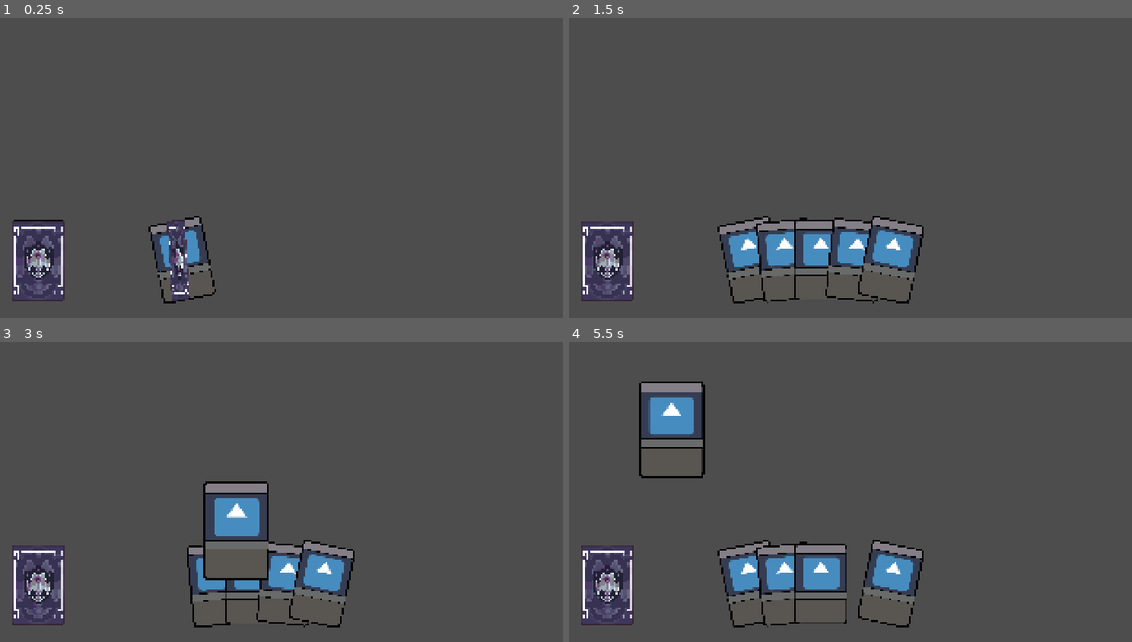
Above: before the commit, frames 1-4 (two rows, left to right).
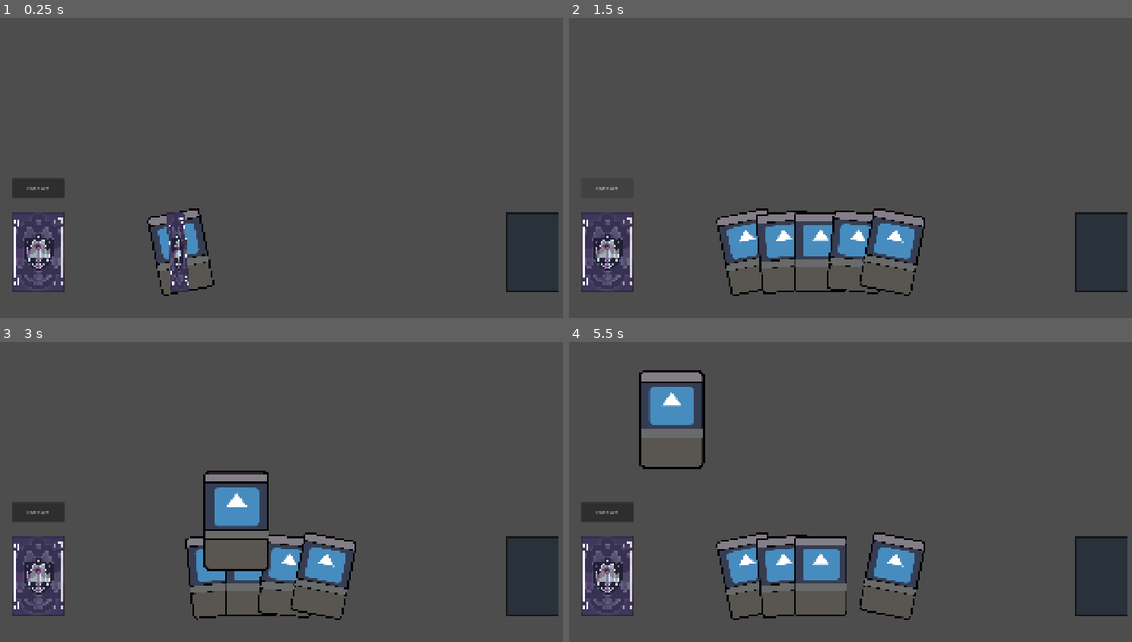
Above: after the commit, the same moments.

Repository: SevvyP/untitled
Game: Godot game, scene res://scenes/main.tscn
Two runs of this game, one before a commit and one after it. Both use one fixed random seed, a clock stepped at 60 frames per second and the inputs below. The engine's default icon, where the game draws it, is replaced by a stand-in: a white triangle on a blue panel in a dark square.
Inputs (mouse positions are in pixels of both pictures, inside the frame that each line leads up to):
- Up to frame 1 (0.25 s): no input
- Up to frame 2 (1.5 s): click (608, 189) at 0.5 s, where only the run after the commit has a clickable "End turn"; click (608, 189) at 1.25 s, where only the run after the commit has a clickable "End turn"
- Up to frame 3 (3 s): click (39, 513) at 2 s, where only the run after the commit has a clickable "End turn"; tap Enter at 2.75 s; drag from (180, 585) to (343, 396) at 2.77 s
- Up to frame 4 (5.5 s): drag from (788, 585) to (608, 585) at 3.52 s; move the mouse to (822, 585) at 4.27 s; click (822, 585) at 4.42 s; tap Space at 5 s; drag from (856, 585) to (670, 420) at 5.02 s

The runs differ from the first frame. In frame 1, 5.5% of the frame differs, in the area x 2-100%, y 53-96%; in frame 2, 8.5%; in frame 3, 9.3%; in frame 4, 10%, in the area x 2-100%, y 9-96%.

Commit message:
feat: dynamically load card data

Diff:
--- /dev/null
+++ b/cards/Strike.tres
@@ -0,0 +1,9 @@
+[gd_resource type="Resource" script_class="CardData" format=3 uid="uid://dsej68gbr76hc"]
+
+[ext_resource type="Script" uid="uid://yegwd4iidb46" path="res://scripts/card_data.gd" id="1_ewkst"]
+[ext_resource type="Texture2D" uid="uid://drmh2e7pxn37i" path="res://icon.svg" id="1_why84"]
+
+[resource]
+script = ExtResource("1_ewkst")
+art = ExtResource("1_why84")
+metadata/_custom_type_script = "uid://yegwd4iidb46"
--- a/prefabs/card.tscn
+++ b/prefabs/card.tscn
@@ -72,7 +72,6 @@
 script = ExtResource("1_hyht8")
 
 [node name="Area2D" type="Area2D" parent="." unique_id=2009399787]
-position = Vector2(0, 80)
 metadata/_edit_group_ = true
 
 [node name="card_art" type="Sprite2D" parent="Area2D" unique_id=808336979]
--- a/prefabs/deck.tscn
+++ b/prefabs/deck.tscn
@@ -1,20 +1,12 @@
 [gd_scene format=3 uid="uid://ckkuu3y8lf1xk"]
 
 [ext_resource type="Texture2D" uid="uid://uhcinog8m7c5" path="res://sprites/card_back_demo.png" id="1_3rtpj"]
-
-[sub_resource type="RectangleShape2D" id="RectangleShape2D_31sbn"]
-size = Vector2(512.00006, 800.0001)
+[ext_resource type="Texture2D" uid="uid://booqbd5npgygp" path="res://sprites/card_pile_holder.png" id="2_br4d6"]
 
 [node name="deck" type="Node2D" unique_id=731650845]
 
-[node name="Area2D" type="Area2D" parent="." unique_id=117080120]
-collision_layer = 2
-collision_mask = 2
+[node name="card_pile_holder" type="Sprite2D" parent="." unique_id=921429347]
+texture = ExtResource("2_br4d6")
 
-[node name="Sprite2D" type="Sprite2D" parent="Area2D" unique_id=624251490]
+[node name="card_back" type="Sprite2D" parent="." unique_id=624251490]
 texture = ExtResource("1_3rtpj")
-
-[node name="CollisionShape2D" type="CollisionShape2D" parent="Area2D" unique_id=438399200]
-position = Vector2(-7.6293945e-06, -1.5258789e-05)
-scale = Vector2(0.9999999, 0.9999999)
-shape = SubResource("RectangleShape2D_31sbn")
--- /dev/null
+++ b/prefabs/discard.tscn
@@ -0,0 +1,8 @@
+[gd_scene format=3 uid="uid://cwi7gb64qr5e"]
+
+[ext_resource type="Texture2D" uid="uid://booqbd5npgygp" path="res://sprites/card_pile_holder.png" id="1_q2jkr"]
+
+[node name="discard" type="Node2D" unique_id=1605040543]
+
+[node name="Sprite2D" type="Sprite2D" parent="." unique_id=1680593773]
+texture = ExtResource("1_q2jkr")
--- a/scenes/main.tscn
+++ b/scenes/main.tscn
@@ -2,13 +2,31 @@
 
 [ext_resource type="Script" uid="uid://pv4jwrwfe5sj" path="res://scripts/main.gd" id="1_0wfyh"]
 [ext_resource type="PackedScene" uid="uid://ckkuu3y8lf1xk" path="res://prefabs/deck.tscn" id="2_0wfyh"]
+[ext_resource type="Script" uid="uid://b033j3jwvile6" path="res://scripts/hand.gd" id="2_tbgi4"]
+[ext_resource type="PackedScene" uid="uid://cwi7gb64qr5e" path="res://prefabs/discard.tscn" id="3_sugp2"]
+[ext_resource type="Script" uid="uid://1qxa5um6kaat" path="res://scripts/discard.gd" id="4_jyhfs"]
 
 [node name="main" type="Node2D" unique_id=759941962]
 script = ExtResource("1_0wfyh")
 
 [node name="hand" type="Node2D" parent="." unique_id=1982790566]
 position = Vector2(630, 872)
+script = ExtResource("2_tbgi4")
 
 [node name="deck" parent="." unique_id=731650845 instance=ExtResource("2_0wfyh")]
-position = Vector2(180, 900)
+position = Vector2(180, 872)
 scale = Vector2(0.33, 0.33)
+
+[node name="discard" parent="." unique_id=1605040543 instance=ExtResource("3_sugp2")]
+position = Vector2(1740, 872)
+scale = Vector2(0.33, 0.33)
+script = ExtResource("4_jyhfs")
+
+[node name="Button" type="Button" parent="." unique_id=1904866195]
+offset_left = 96.0
+offset_top = 640.0
+offset_right = 264.0
+offset_bottom = 703.0
+text = "End turn"
+
+[connection signal="pressed" from="Button" to="." method="_on_button_pressed"]
--- a/scripts/card.gd
+++ b/scripts/card.gd
@@ -1,4 +1,7 @@
 extends Node2D
+@onready var art : Sprite2D = $Area2D/card_art
+
+@export var data : CardData
 
 var is_dragging : bool = false
 var in_hand_pos : Vector2
@@ -18,6 +21,15 @@
 	z_index = 0
 	await tween_anim(1)
 
+func _ready() -> void:
+	if data:
+		setup(data)
+
+func setup(card_data : CardData) -> void:
+	data = card_data
+	if data.art:
+		art.texture = data.art
+
 func start_dragging():
 	is_dragging = true
 
--- /dev/null
+++ b/scripts/card_data.gd
@@ -0,0 +1,14 @@
+# card_data.gd
+class_name CardData
+extends Resource
+
+@export var card_name: String = "Strike"
+@export var cost: int = 1
+@export_multiline var description: String = "Deal 6 damage."
+@export var attack: int = 6
+@export var block: int = 0
+@export var art: Texture2D
+
+# Card behaviour as an enum keeps "what does this card do" data-driven.
+enum Effect { ATTACK, DEFEND, DRAW }
+@export var effects: Array[Effect] = [Effect.ATTACK]
--- /dev/null
+++ b/scripts/discard.gd
@@ -0,0 +1 @@
+extends Node2D
--- /dev/null
+++ b/scripts/hand.gd
@@ -0,0 +1 @@
+extends Node2D
--- a/scripts/main.gd
+++ b/scripts/main.gd
@@ -13,12 +13,28 @@
 			top_card.stop_dragging()
 
 func _ready() -> void:
-	draw_card(5, null)
+	var Strike : CardData = load("res://cards/Strike.tres")
+	draw_card(5, Strike)
+
+## end turn
+#func _on_button_pressed() -> void:
+	## resolve any actions
+	#
+	## discard hand
+	#
+	## enemy turn
+	#
+	## remove a turn from any x turn effects
+	#
+	## draw a new hand
+	#
+	## reset state variables
 
 
-func draw_card(amount: int, card_data):
+func draw_card(amount: int, card_data : CardData):
 	for i in range(amount):
 		var card_scene: Node2D = load("res://prefabs/card.tscn").instantiate()
+		card_scene.data = card_data
 		card_scene.scale = Vector2(.33, .33)
 		var start_pos : Vector2 = Vector2(-450, 0)
 		card_scene.position = start_pos
Not shown, added: scripts/card_data.gd.uid
Not shown, added: scripts/discard.gd.uid
Not shown, added: scripts/hand.gd.uid
Binary file added: sprites/card_pile_holder.png
Not shown, added: sprites/card_pile_holder.png.import
